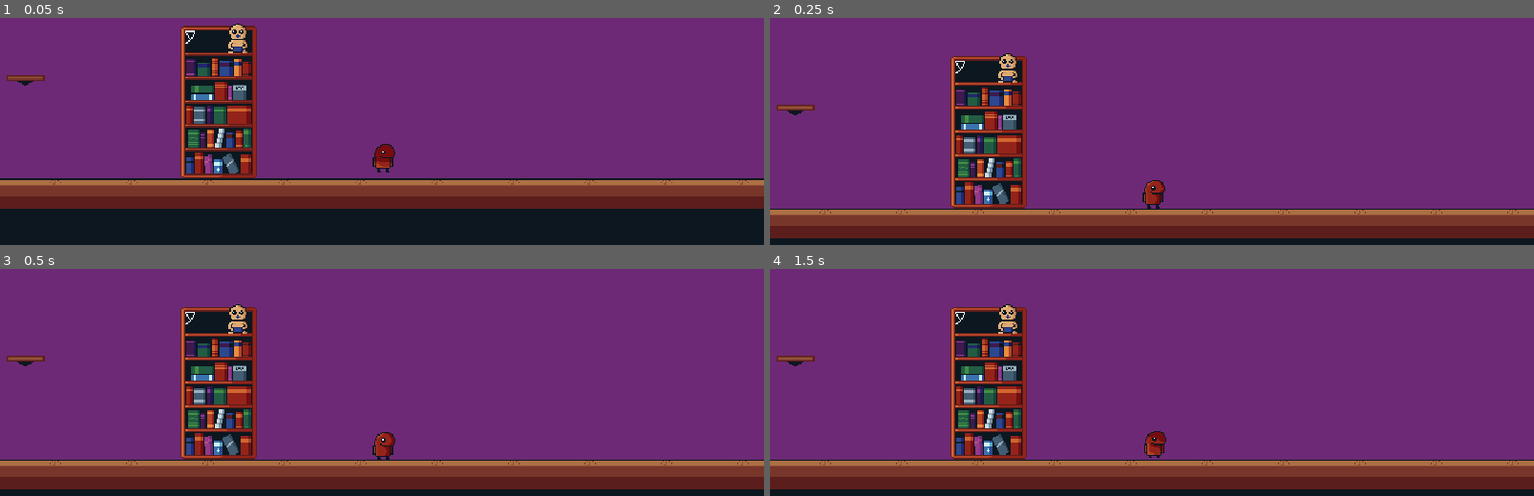
Above: before the commit, frames 1-4 (two rows, left to right).
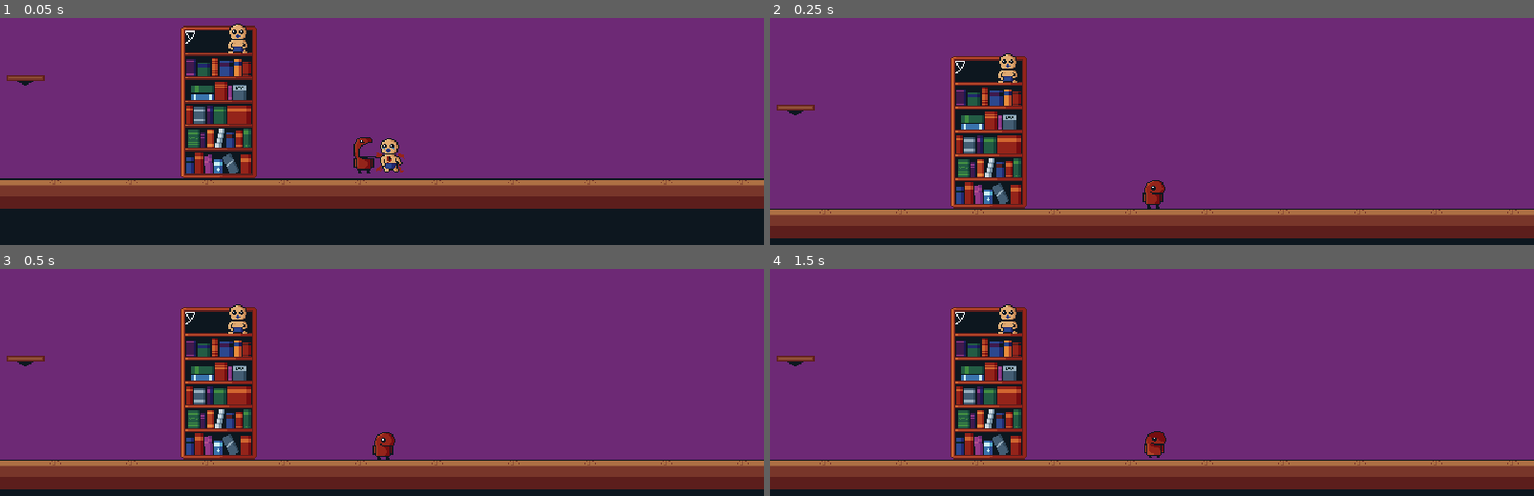
Above: after the commit, the same moments.

Repository: KilpikonnanKerma/ctc
Game: Godot game, scene res://scenes/scene_1.tscn
The game is run twice, just before and just after one commit, with the same random seed, the same clock (stepped at 60 frames per second) and the same inputs.
Inputs:
- Up to frame 1 (0.05 s): no input
- Up to frame 2 (0.25 s): no input
- Up to frame 3 (0.5 s): no input
- Up to frame 4 (1.5 s): tap Enter at 0.5 s; hold D (mv_right) from 0.53 s (still down); tap W (hide) at 0.6, 1.35 s; tap Space (jump) at 0.77, 1.25 s

The runs differ from the first frame. In frame 1, 0.7% of the frame differs, in the area x 46-53%, y 52-69%; in frame 2, nothing differs; in frame 3, nothing differs; in frame 4, nothing differs.

Commit message:
CONSUME THINE BABY'S FLESH

Diff:
--- a/scenes/player.tscn
+++ b/scenes/player.tscn
@@ -1,35 +1,148 @@
-[gd_scene load_steps=31 format=3 uid="uid://blm5qbb3wbbbh"]
+[gd_scene load_steps=58 format=3 uid="uid://blm5qbb3wbbbh"]
 
 [ext_resource type="Script" path="res://scripts/player.gd" id="1_q5ei5"]
+[ext_resource type="Texture2D" uid="uid://cixbyjhlopit5" path="res://sprites/player/consumption/eat01_00.png" id="2_1qwlm"]
 [ext_resource type="Texture2D" uid="uid://ct37lbd1s4std" path="res://sprites/player/hide_idle_0.png" id="2_75bhc"]
 [ext_resource type="Texture2D" uid="uid://dylfo66q3rfm6" path="res://sprites/player/player_idle_0_ver2.png" id="2_a4u02"]
+[ext_resource type="Texture2D" uid="uid://dcgics0h7m46r" path="res://sprites/player/consumption/eat01_01.png" id="3_7r7eg"]
 [ext_resource type="Texture2D" uid="uid://cqu62dvkbkauq" path="res://sprites/player/hide_idle_1.png" id="3_8jwcu"]
 [ext_resource type="Texture2D" uid="uid://bvtyvf1u6jyuw" path="res://sprites/player/hide01.png" id="3_78tbv"]
 [ext_resource type="Texture2D" uid="uid://cyyu1siudekcf" path="res://sprites/player/player_idle_1_ver2.png" id="3_ifflw"]
 [ext_resource type="Texture2D" uid="uid://cpdjuuvuwsoq5" path="res://sprites/player/hide02.png" id="4_1t64q"]
 [ext_resource type="Texture2D" uid="uid://oss3w7q1vody" path="res://sprites/player/player_idle_2_ver2.png" id="4_m8sup"]
 [ext_resource type="Texture2D" uid="uid://sflmbhikskom" path="res://sprites/player/hide_idle_2.png" id="4_mk2mh"]
+[ext_resource type="Texture2D" uid="uid://blp83x57lfpux" path="res://sprites/player/consumption/eat01_02.png" id="4_xex50"]
 [ext_resource type="Texture2D" uid="uid://cdjb36bwydy1n" path="res://sprites/player/hide_idle_3.png" id="5_2elok"]
+[ext_resource type="Texture2D" uid="uid://s6nfb0mhpg21" path="res://sprites/player/consumption/eat01_03.png" id="5_av1ku"]
 [ext_resource type="Texture2D" uid="uid://dynkfs445vfyj" path="res://sprites/player/player_idle_3_ver2.png" id="5_g4wxv"]
 [ext_resource type="Texture2D" uid="uid://tpkdcnfhig2g" path="res://sprites/player/hide03.png" id="5_m7pom"]
+[ext_resource type="Texture2D" uid="uid://cxp1d56ijcc5h" path="res://sprites/player/consumption/eat01_04.png" id="6_1c2ts"]
 [ext_resource type="Texture2D" uid="uid://b5ke3pigh17xg" path="res://sprites/player/hide04.png" id="6_hgjnb"]
 [ext_resource type="Texture2D" uid="uid://dbyxvaxeavi0d" path="res://sprites/player/player_walk_left_0.png" id="6_m83e7"]
 [ext_resource type="Texture2D" uid="uid://7dq2oceoysr6" path="res://sprites/player/player_walk_left_1.png" id="7_1p7qm"]
+[ext_resource type="Texture2D" uid="uid://dvip8lrbv1dxw" path="res://sprites/player/consumption/eat01_05.png" id="7_8c670"]
 [ext_resource type="Texture2D" uid="uid://bwpp8ir58y2yf" path="res://sprites/player/hide05.png" id="7_wa5x8"]
+[ext_resource type="Texture2D" uid="uid://bdb4m26bu7yws" path="res://sprites/player/consumption/eat01_06.png" id="8_7fip1"]
 [ext_resource type="Texture2D" uid="uid://d0jcmisd3n7ph" path="res://sprites/player/player_walk_left_2.png" id="8_jqt2n"]
 [ext_resource type="Texture2D" uid="uid://bx4j4nqrorxks" path="res://sprites/player/hide06.png" id="8_m0wyx"]
+[ext_resource type="Texture2D" uid="uid://cawj2sf6cx42i" path="res://sprites/player/consumption/eat01_07.png" id="9_2utbi"]
 [ext_resource type="Texture2D" uid="uid://ctyko64gqhw6q" path="res://sprites/player/player_walk_left_3.png" id="9_jitjq"]
 [ext_resource type="Texture2D" uid="uid://cobuut1wb0wg8" path="res://sprites/player/player_walk_left_4.png" id="10_jwq8l"]
+[ext_resource type="Texture2D" uid="uid://dbhq4mqkllhqt" path="res://sprites/player/consumption/eat01_08.png" id="10_wp1sq"]
 [ext_resource type="Texture2D" uid="uid://br71p62kco0xv" path="res://sprites/player/player_walk_left_5.png" id="11_pujr1"]
+[ext_resource type="Texture2D" uid="uid://df2m8nt3a515n" path="res://sprites/player/consumption/eat01_10.png" id="11_tmdhy"]
+[ext_resource type="Texture2D" uid="uid://vpmu8hgucw3b" path="res://sprites/player/consumption/eat01_09.png" id="11_wn4dr"]
 [ext_resource type="Texture2D" uid="uid://dmqrkvd8l8xhe" path="res://sprites/player/player_walk_right_0.png" id="12_du40n"]
 [ext_resource type="Texture2D" uid="uid://b0er24je3nnkw" path="res://sprites/player/player_walk_right_1.png" id="13_awpwn"]
+[ext_resource type="Texture2D" uid="uid://cwlqv3bnfktu5" path="res://sprites/player/consumption/eat01_11.png" id="13_rp6qp"]
 [ext_resource type="Texture2D" uid="uid://ssdstm8y4omn" path="res://sprites/player/player_walk_right_2.png" id="14_6gk1l"]
+[ext_resource type="Texture2D" uid="uid://v8t8ebqvb7f8" path="res://sprites/player/consumption/eat01_12.png" id="14_rxd4t"]
+[ext_resource type="Texture2D" uid="uid://bacemkhrmobab" path="res://sprites/player/consumption/eat01_13.png" id="15_bwkn3"]
 [ext_resource type="Texture2D" uid="uid://cv3ggdgcit7f1" path="res://sprites/player/player_walk_right_3.png" id="15_f7qd7"]
 [ext_resource type="Texture2D" uid="uid://cb1rrnm8xgrgb" path="res://sprites/player/player_walk_right_4.png" id="16_g2fb2"]
+[ext_resource type="Texture2D" uid="uid://drcquwdsu8j66" path="res://sprites/player/consumption/eat01_14.png" id="16_qe53e"]
+[ext_resource type="Texture2D" uid="uid://pe4awcb62vuo" path="res://sprites/player/consumption/eat01_15.png" id="17_7w1ah"]
 [ext_resource type="Texture2D" uid="uid://blq7i1mqxbr4i" path="res://sprites/player/player_walk_right_5.png" id="17_338me"]
+[ext_resource type="Texture2D" uid="uid://bavmwkntjr0qi" path="res://sprites/player/consumption/eat01_16.png" id="18_yc8xm"]
+[ext_resource type="Texture2D" uid="uid://bsryyydxdv84o" path="res://sprites/player/consumption/eat01_17.png" id="19_bd4ag"]
+[ext_resource type="Texture2D" uid="uid://cpgkqslw3713i" path="res://sprites/player/consumption/eat01_18.png" id="20_b2hjm"]
+[ext_resource type="Texture2D" uid="uid://b2i6qqp0adq7c" path="res://sprites/player/consumption/eat01_19.png" id="21_wfjxp"]
+[ext_resource type="Texture2D" uid="uid://7y6nbqxj52v0" path="res://sprites/player/consumption/eat01_20.png" id="22_d8yfc"]
+[ext_resource type="Texture2D" uid="uid://c5lq4gee74aly" path="res://sprites/player/consumption/eat01_21.png" id="23_uld8w"]
+[ext_resource type="Texture2D" uid="uid://ciuwoqexlxffr" path="res://sprites/player/consumption/eat01_22.png" id="24_xqa7b"]
+[ext_resource type="Texture2D" uid="uid://cphw6ekjbta2l" path="res://sprites/player/consumption/eat01_23.png" id="25_lsy45"]
+[ext_resource type="Texture2D" uid="uid://vxkb5k5e3755" path="res://sprites/player/consumption/eat01_24.png" id="26_6ff26"]
+[ext_resource type="Texture2D" uid="uid://cnic7avbld7fc" path="res://sprites/player/consumption/eat01_25.png" id="27_kpwwa"]
+[ext_resource type="Texture2D" uid="uid://du3xhlneg1jal" path="res://sprites/player/consumption/eat01_26.png" id="28_0ehht"]
 
 [sub_resource type="SpriteFrames" id="SpriteFrames_hunum"]
 animations = [{
+"frames": [{
+"duration": 1.0,
+"texture": ExtResource("2_1qwlm")
+}, {
+"duration": 1.0,
+"texture": ExtResource("3_7r7eg")
+}, {
+"duration": 1.0,
+"texture": ExtResource("4_xex50")
+}, {
+"duration": 1.0,
+"texture": ExtResource("5_av1ku")
+}, {
+"duration": 1.0,
+"texture": ExtResource("6_1c2ts")
+}, {
+"duration": 1.0,
+"texture": ExtResource("7_8c670")
+}, {
+"duration": 1.0,
+"texture": ExtResource("8_7fip1")
+}, {
+"duration": 1.0,
+"texture": ExtResource("9_2utbi")
+}, {
+"duration": 1.0,
+"texture": ExtResource("10_wp1sq")
+}, {
+"duration": 1.0,
+"texture": ExtResource("11_tmdhy")
+}, {
+"duration": 1.0,
+"texture": ExtResource("11_wn4dr")
+}, {
+"duration": 1.0,
+"texture": ExtResource("13_rp6qp")
+}, {
+"duration": 1.0,
+"texture": ExtResource("14_rxd4t")
+}, {
+"duration": 1.0,
+"texture": ExtResource("15_bwkn3")
+}, {
+"duration": 1.0,
+"texture": ExtResource("16_qe53e")
+}, {
+"duration": 1.0,
+"texture": ExtResource("17_7w1ah")
+}, {
+"duration": 1.0,
+"texture": ExtResource("18_yc8xm")
+}, {
+"duration": 1.0,
+"texture": ExtResource("19_bd4ag")
+}, {
+"duration": 1.0,
+"texture": ExtResource("20_b2hjm")
+}, {
+"duration": 1.0,
+"texture": ExtResource("21_wfjxp")
+}, {
+"duration": 1.0,
+"texture": ExtResource("22_d8yfc")
+}, {
+"duration": 1.0,
+"texture": ExtResource("23_uld8w")
+}, {
+"duration": 1.0,
+"texture": ExtResource("24_xqa7b")
+}, {
+"duration": 1.0,
+"texture": ExtResource("25_lsy45")
+}, {
+"duration": 1.0,
+"texture": ExtResource("26_6ff26")
+}, {
+"duration": 1.0,
+"texture": ExtResource("27_kpwwa")
+}, {
+"duration": 1.0,
+"texture": ExtResource("28_0ehht")
+}],
+"loop": true,
+"name": &"eat01",
+"speed": 10.0
+}, {
 "frames": [{
 "duration": 1.0,
 "texture": ExtResource("2_75bhc")
@@ -161,14 +274,17 @@
 [node name="AnimatedSprite2D" type="AnimatedSprite2D" parent="."]
 texture_filter = 1
 sprite_frames = SubResource("SpriteFrames_hunum")
-animation = &"hide"
-frame_progress = 0.390861
+animation = &"eat01"
+frame = 15
+frame_progress = 0.324717
 
 [node name="CollisionShape2D" type="CollisionShape2D" parent="."]
+visible = false
 position = Vector2(1.25, 2.25)
 shape = SubResource("RectangleShape2D_o58d1")
 
 [node name="Range" type="Area2D" parent="."]
+visible = false
 
 [node name="CollisionShape2D" type="CollisionShape2D" parent="Range"]
 position = Vector2(0, -1)
--- a/scripts/player.gd
+++ b/scripts/player.gd
@@ -4,6 +4,8 @@
 @export_range(0,1) var deceleration = 0.25
 
 @onready var player = $AnimatedSprite2D
+
+# animation timers
 @onready var hide_timer = Timer.new()
 
 var run_speed = 200.0
@@ -15,7 +17,9 @@
 	NORMAL,
 	TRS_TO_HIDE,
 	HIDING,
-	TRS_FROM_HIDE
+	TRS_FROM_HIDE,
+	DINNER_TIME,
+	EATING
 }
 
 var state = PlayerState.NORMAL
@@ -75,6 +79,16 @@
 		PlayerState.TRS_FROM_HIDE:
 			velocity.x = 0
 
+		PlayerState.DINNER_TIME:
+			velocity.x = 0
+			state = PlayerState.EATING
+			player.play("eat01")
+			hide_timer.start(2.7)
+			return
+
+		PlayerState.EATING:
+			velocity.x = 0
+
 	move_and_slide()
 	# for index in get_slide_collision_count():
 	# 	var collision := get_slide_collision(index)
@@ -92,6 +106,10 @@
 	if state == PlayerState.TRS_FROM_HIDE:
 		state = PlayerState.NORMAL
 		player.play("idle")
+	if state == PlayerState.EATING:
+		state = PlayerState.NORMAL
+		player.play("idle")
+		player.position.x -= 16
 
 func _on_animation_finished(anim_name):
 	#if state == PlayerState.TRS_TO_HIDE and anim_name == "hide_transition":
@@ -104,3 +122,5 @@
 func _on_kill_range_entered(body):
 	if body.is_in_group("Eatable"):
 		body.queue_free()
+		player.position.x += 16
+		state = PlayerState.DINNER_TIME
Binary file added: sprites/player/consumption/eat01_00.png
Not shown, added: sprites/player/consumption/eat01_00.png.import
Binary file added: sprites/player/consumption/eat01_01.png
Not shown, added: sprites/player/consumption/eat01_01.png.import
Binary file added: sprites/player/consumption/eat01_02.png
Not shown, added: sprites/player/consumption/eat01_02.png.import
Binary file added: sprites/player/consumption/eat01_03.png
Not shown, added: sprites/player/consumption/eat01_03.png.import
Binary file added: sprites/player/consumption/eat01_04.png
Not shown, added: sprites/player/consumption/eat01_04.png.import
Binary file added: sprites/player/consumption/eat01_05.png
Not shown, added: sprites/player/consumption/eat01_05.png.import
(and 67 more such lines)
